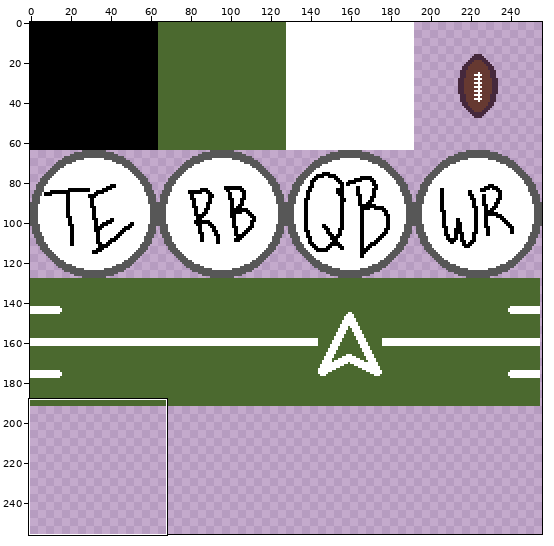
One commit to this pixel-art file: Tiled/footballSprites.aseprite. Above: a wide view before the commit, with the close-up outlined.
Close-up. Before:
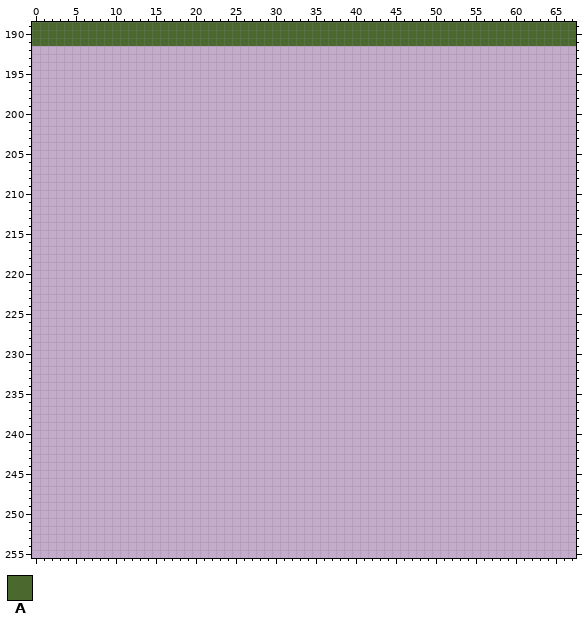
256x256 pixels, 1 frame. Shown: x 0..67, y 189..255.
Palette (. is transparent): A #4b692f
Pixels before (only the part around the change), first column x 0:
189 AAAAAAAAAAAAAAAAAAAAAAAAAAAAAAAAAAAAAAAAAAAAAAAAAAAAAAAAAAAAAAAAAAA
190 AAAAAAAAAAAAAAAAAAAAAAAAAAAAAAAAAAAAAAAAAAAAAAAAAAAAAAAAAAAAAAAAAAA
191 AAAAAAAAAAAAAAAAAAAAAAAAAAAAAAAAAAAAAAAAAAAAAAAAAAAAAAAAAAAAAAAAAAA
192 ...................................................................
193 ...................................................................
194 ...................................................................
195 ...................................................................
196 ...................................................................
197 ...................................................................
198 ...................................................................
199 ...................................................................
200 ...................................................................
201 ...................................................................
202 ...................................................................
203 ...................................................................
204 ...................................................................
205 ...................................................................
206 ...................................................................
207 ...................................................................
208 ...................................................................
209 ...................................................................
210 ...................................................................
211 ...................................................................
212 ...................................................................
213 ...................................................................
214 ...................................................................
215 ...................................................................
216 ...................................................................
217 ...................................................................
218 ...................................................................
219 ...................................................................
220 ...................................................................
221 ...................................................................
222 ...................................................................
223 ...................................................................
224 ...................................................................
225 ...................................................................
226 ...................................................................
227 ...................................................................
228 ...................................................................
229 ...................................................................
230 ...................................................................
231 ...................................................................
232 ...................................................................
233 ...................................................................
234 ...................................................................
235 ...................................................................
236 ...................................................................
237 ...................................................................
238 ...................................................................
239 ...................................................................
240 ...................................................................
241 ...................................................................
242 ...................................................................
243 ...................................................................
244 ...................................................................
245 ...................................................................
246 ...................................................................
247 ...................................................................
248 ...................................................................
249 ...................................................................
250 ...................................................................
251 ...................................................................
252 ...................................................................
253 ...................................................................
254 ...................................................................
255 ...................................................................
Now the later version:
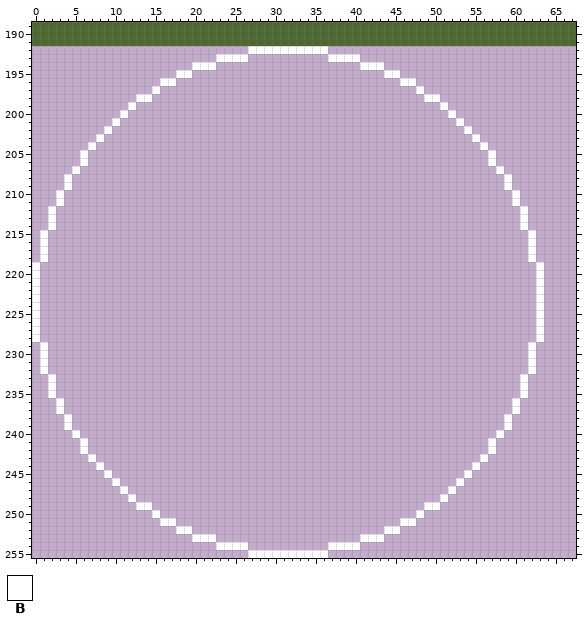
Colours new in this view: B #ffffff
Diff:
y 192: x 27..36 .......... -> BBBBBBBBBB
y 193: x 23..26 .... -> BBBB; x 37..40 .... -> BBBB
y 194: x 20..22 ... -> BBB; x 41..43 ... -> BBB
y 195: x 18..19 .. -> BB; x 44..45 .. -> BB
y 196: x 16..17 .. -> BB; x 46..47 .. -> BB
y 197: x 15 . -> B; x 48 . -> B
y 198: x 13..14 .. -> BB; x 49..50 .. -> BB
y 199: x 12 . -> B; x 51 . -> B
y 200: x 11 . -> B; x 52 . -> B
y 201: x 10 . -> B; x 53 . -> B
y 202: x 9 . -> B; x 54 . -> B
y 203: x 8 . -> B; x 55 . -> B
y 204: x 7 . -> B; x 56 . -> B
y 205..206: x 6 . -> B; x 57 . -> B
y 207: x 5 . -> B; x 58 . -> B
y 208..209: x 4 . -> B; x 59 . -> B
y 210..211: x 3 . -> B; x 60 . -> B
y 212..214: x 2 . -> B; x 61 . -> B
y 215..218: x 1 . -> B; x 62 . -> B
y 219..228: x 0 . -> B; x 63 . -> B
y 229..232: x 1 . -> B; x 62 . -> B
y 233..235: x 2 . -> B; x 61 . -> B
y 236..237: x 3 . -> B; x 60 . -> B
y 238..239: x 4 . -> B; x 59 . -> B
y 240: x 5 . -> B; x 58 . -> B
y 241..242: x 6 . -> B; x 57 . -> B
y 243: x 7 . -> B; x 56 . -> B
y 244: x 8 . -> B; x 55 . -> B
y 245: x 9 . -> B; x 54 . -> B
y 246: x 10 . -> B; x 53 . -> B
y 247: x 11 . -> B; x 52 . -> B
y 248: x 12 . -> B; x 51 . -> B
y 249: x 13..14 .. -> BB; x 49..50 .. -> BB
y 250: x 15 . -> B; x 48 . -> B
y 251: x 16..17 .. -> BB; x 46..47 .. -> BB
y 252: x 18..19 .. -> BB; x 44..45 .. -> BB
y 253: x 20..22 ... -> BBB; x 41..43 ... -> BBB
y 254: x 23..26 .... -> BBBB; x 37..40 .... -> BBBB
y 255: x 27..36 .......... -> BBBBBBBBBB
